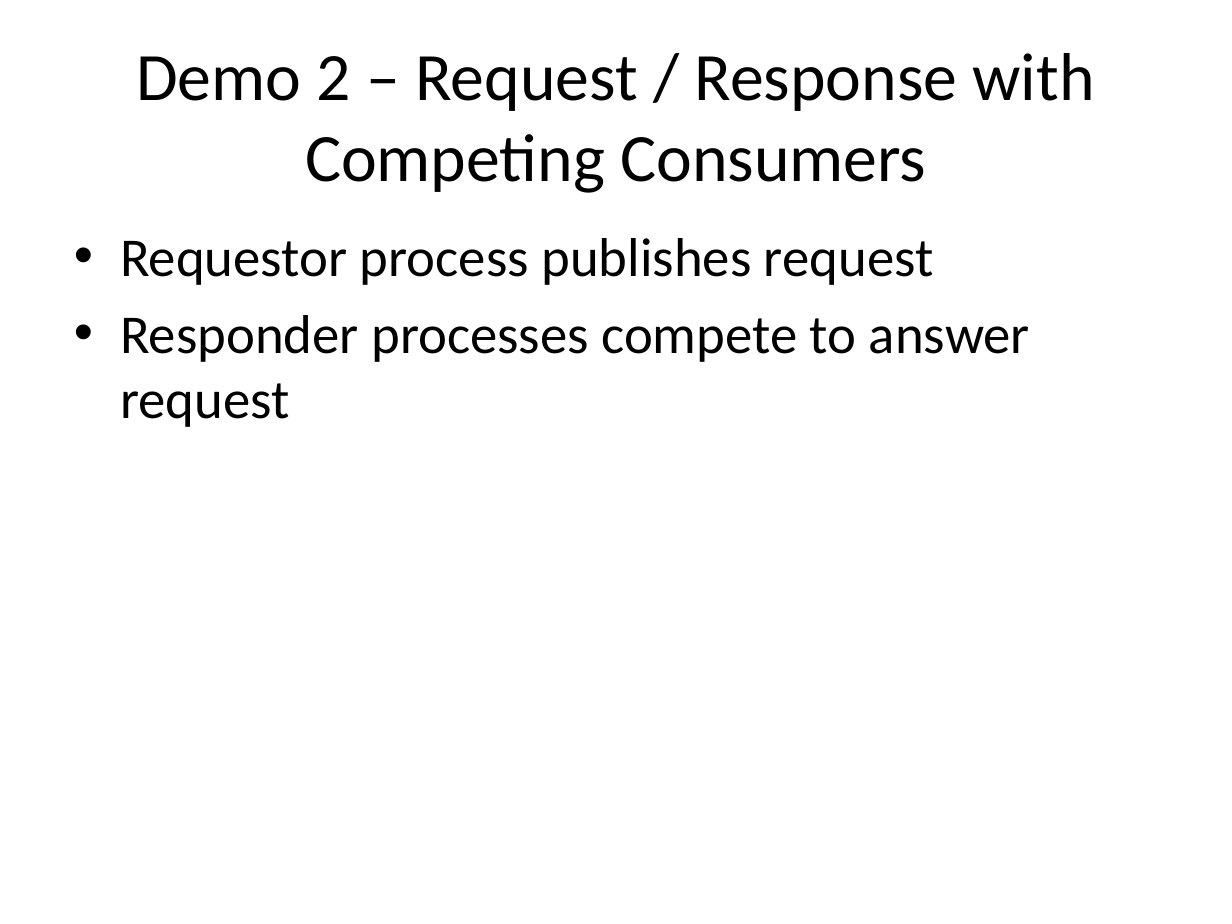
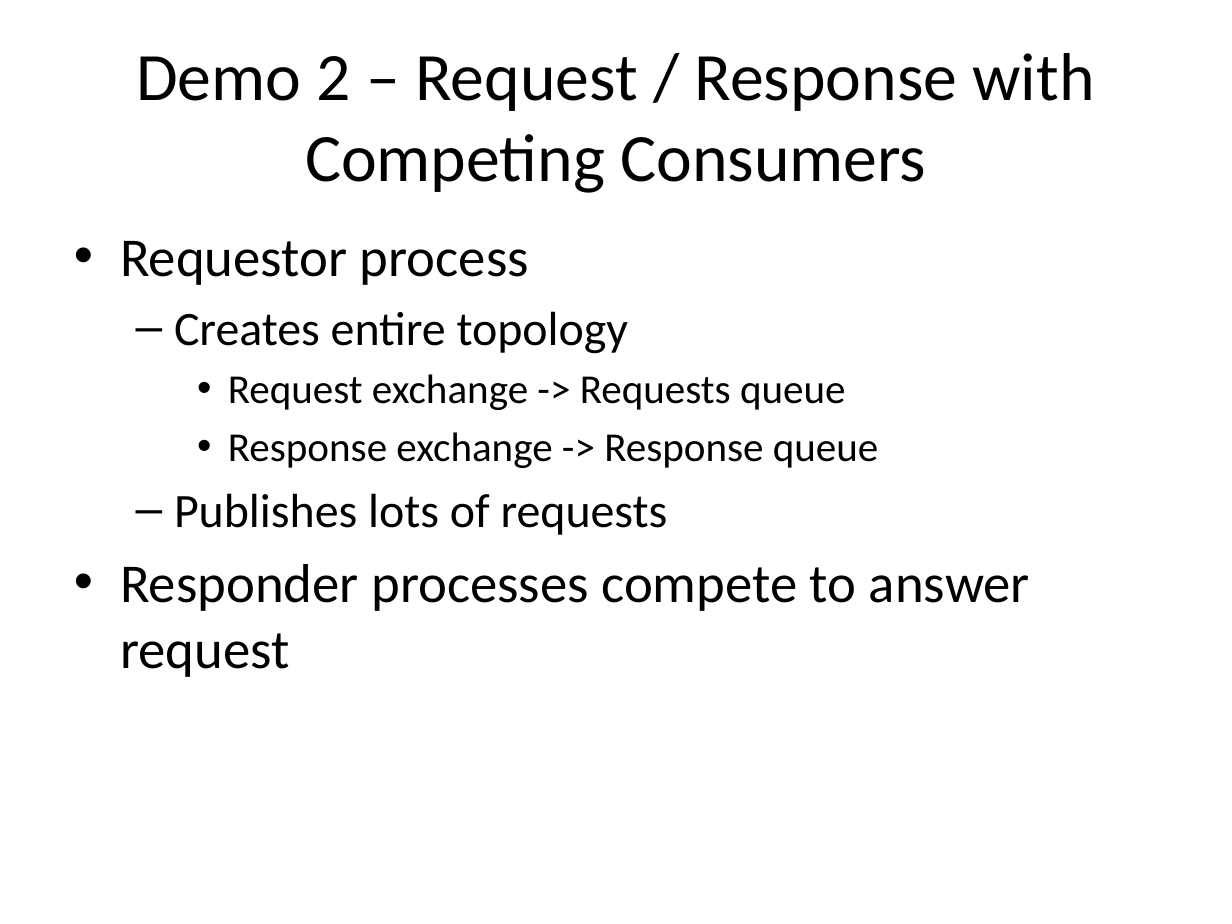
Before and after one commit to cl9p/rabbitmq-demos, a slide deck: slide 20 of Messaging Patterns.pptx (slide 19 before the commit). Drawn at 1232x924 pixels with LibreOffice and Linux fonts; fonts in the diff are those of the drawing. Boxes give left, top, right and bottom in pixels: in the first picture for what was removed or moved away, otherwise in the second. Text is boxed around its words. In the diff, an @@ line names an element or a change of style, - is before the commit and + after.

```diff
--- a/Messaging Patterns.pptx
+++ b/Messaging Patterns.pptx
@@ text at [120, 241, 878, 535]: text changed; size 32 to 24 pt @@
-• Requestor process publishes request
+• Requestor process
+  – Creates entire topology
+    • Request exchange -> Requests queue
+    • Response exchange -> Response queue
+  – Publishes lots of requests
```
Also in this commit, not shown: 10 other slides changed, 2 slides added.
